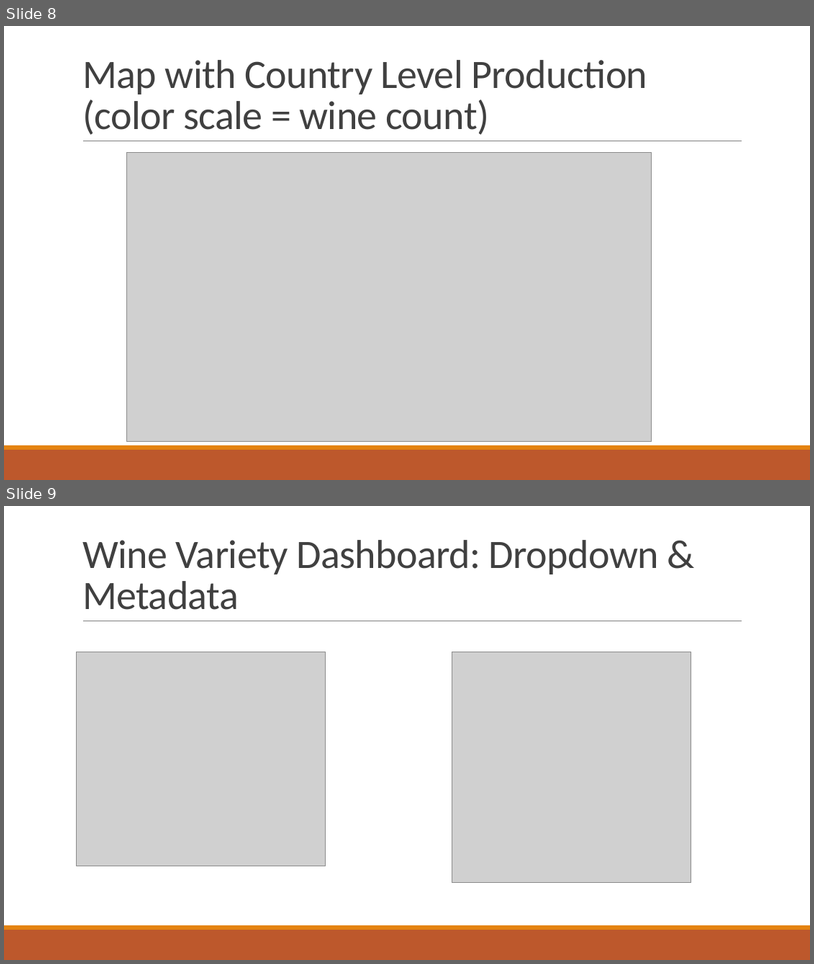
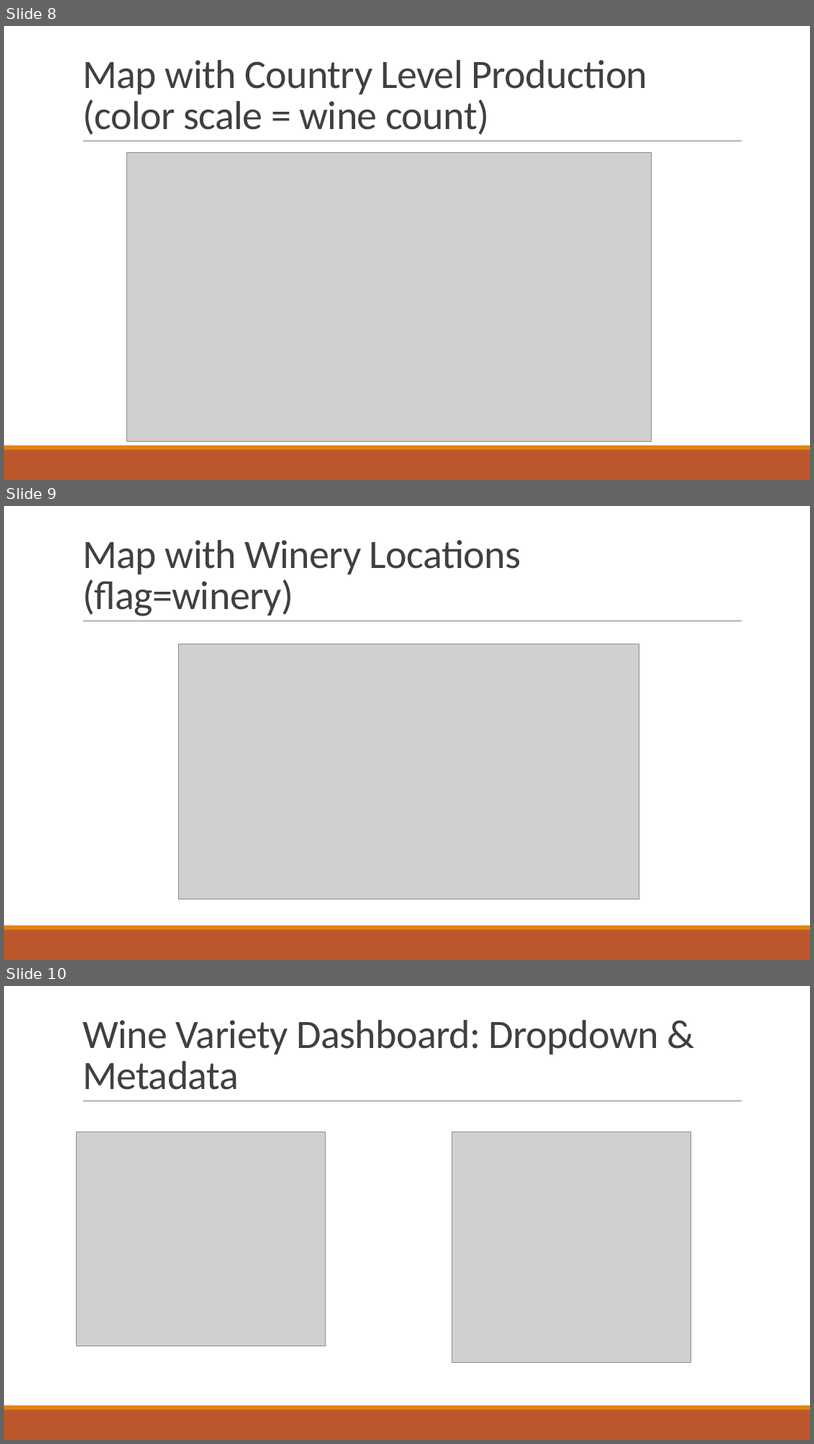
Before and after one commit to ksk4uever/Group-Project2, a slide deck: Carter/Project 2 Presentation 10-29-2018.pptx. Shown one above the other, each under a label of ours: slides 8 and 9 before the commit, slides 8, 9 and 10 after it. The pictures are 814x964 and 814x1444 pixels, drawn with LibreOffice and Linux fonts; fonts in the diff are those of the drawing; grey boxes stand for pictures. Boxes give left, top, right and bottom in pixels: in the first picture for what was removed or moved away, otherwise in the second. Text is boxed around its words. In the diff, an @@ line names an element or a change of style, - is before the commit and + after.

```diff
--- a/Carter/Project 2 Presentation 10-29-2018.pptx
+++ b/Carter/Project 2 Presentation 10-29-2018.pptx
@@ slide 9 added at <box>4,506,810,960</box>, background #FFFFFF; not listed: 3 template elements that a slide beside it also shows @@
@@ title added at <box>82,540,521,616</box>, 48 pt, text #404040 @@
+Map with Winery Locations
+(flag=winery)
@@ picture added at <box>179,644,640,899</box> @@
@@ what was slide 9 is now slide 10 @@
```
Also in this commit, not shown: 3 other files.
